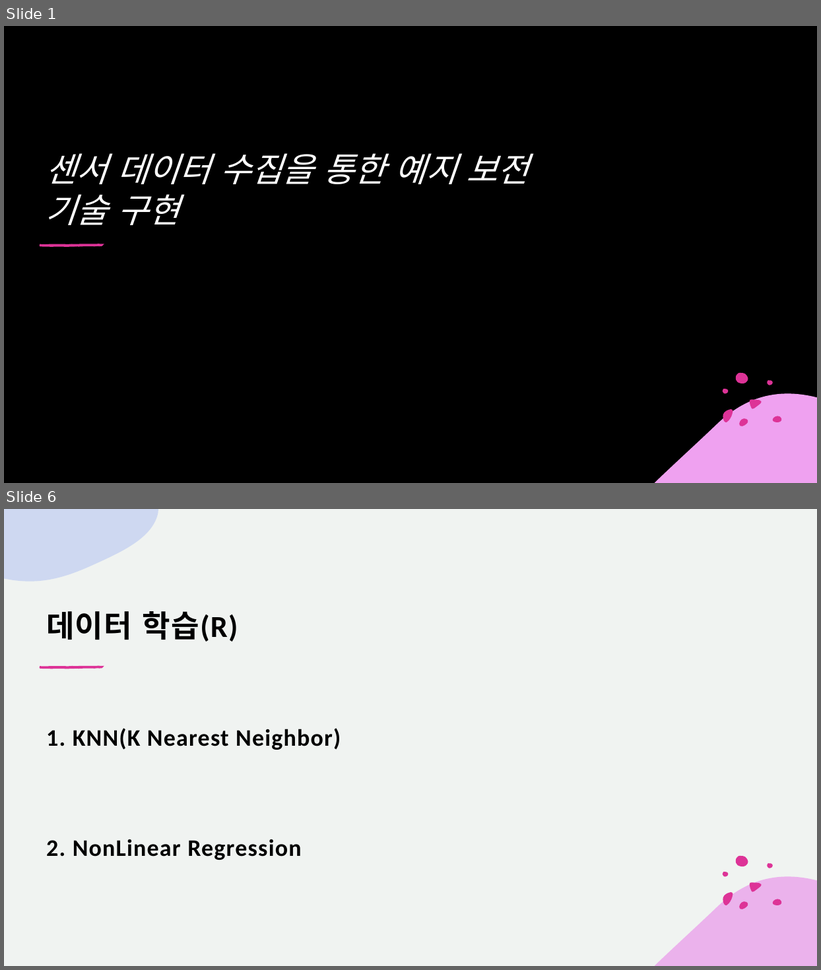
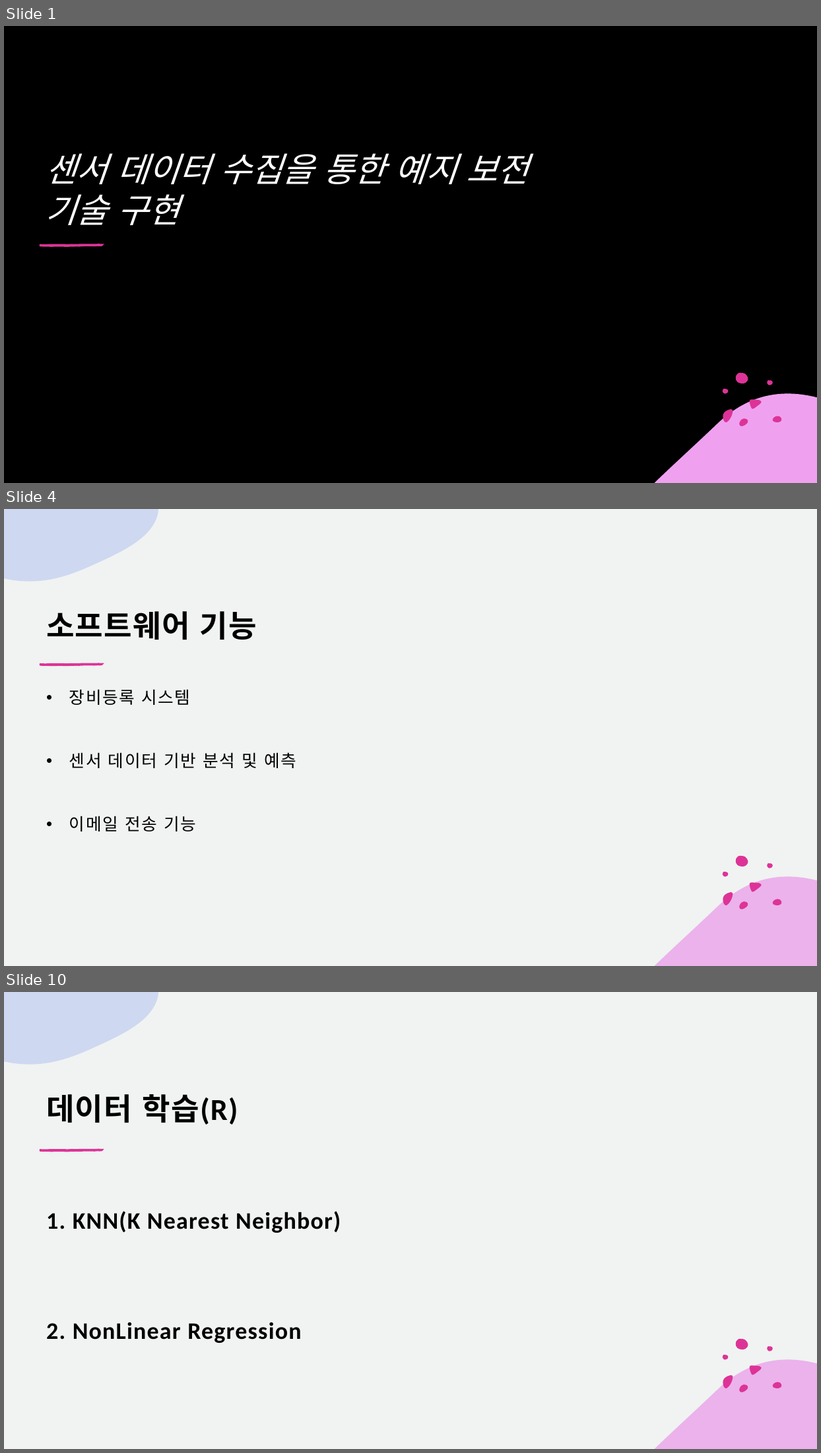
Before and after one commit to ssoonyoi/project, a slide deck: doc/프레젠테이션1.pptx. Shown one above the other, each under a label of ours: slides 1 and 6 before the commit, slides 1, 4 and 10 after it; the slides between them are not shown. The pictures are 821x970 and 821x1453 pixels, drawn with LibreOffice and Linux fonts; fonts in the diff are those of the drawing; background and template pictures are left out; a plain dark background stands for a picture behind light text. Boxes give left, top, right and bottom in pixels: in the first picture for what was removed or moved away, otherwise in the second. Text is boxed around its words. In the diff, an @@ line names an element or a change of style, - is before the commit and + after.

```diff
--- a/doc/프레젠테이션1.pptx
+++ b/doc/프레젠테이션1.pptx
@@ slide 4 added at [4, 509, 817, 966], background #F0F3F1; not listed: 9 template elements that a slide beside it also shows @@
@@ title added at [46, 611, 257, 640], 36 pt, text #000000, bold @@
+소프트웨어 기능
@@ group added at [40, 663, 104, 666]: 5 freeform shapes @@
@@ text added at [69, 689, 296, 832], 20 pt, text #000000 @@
+• 장비등록 시스템
+• 센서 데이터 기반 분석 및 예측
+• 이메일 전송 기능
@@ what was slide 6 is now slide 10 @@
```
Also in this commit, not shown: 5 slides changed, 3 other slides added.
